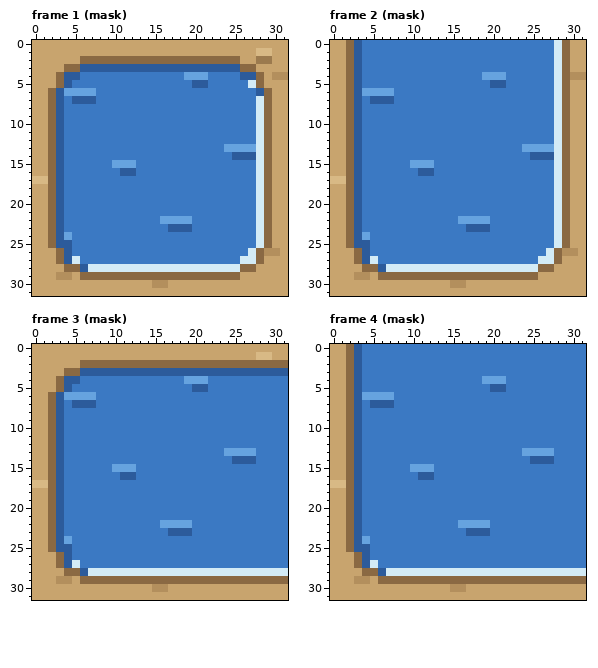
Edited in one commit: pixel-art file (Assets/Sprites/Terrain/water.aseprite). This is how it looked before the edit.
32x32 pixels, 16 frames. Shown: frame 1 (mask), frame 2 (mask), frame 3 (mask), frame 4 (mask). The commit also changed other frames, which this record leaves out.
The result:
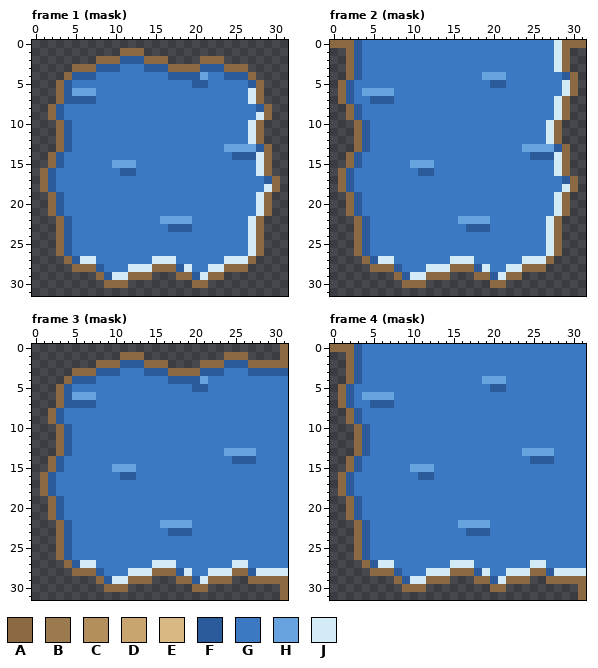
Palette (. is transparent): A #8a6943  B #9b7a4e  C #b38f5d  D #c8a46e  E #d8b985  F #2c5b9b  G #3b79c3  H #66a3df  J #d3ebf6
Change:
Changed rows in their new state; - is an unchanged pixel.
Frame 1 (mask):
first column x 0:
 0 ................................
 1 ...........AAA..................
 2 ........---FFF---....---........
 3 .....-AA---GGG---AAAA---AA-.....
 4 ....A-FF---------FFFF---FF-A....
 5 ...------------------------F-...
 6 ...AF----------------------JA...
 7 ...AF----------------------JA...
 8 ..--------------------------F-..
 9 ..----------------------------..
10 ...AF----------------------JA...
11 ...AF----------------------JA...
12 ...AF----------------------JA...
13 ...AF-----------------------F-..
14 ..----------------------------..
15 ..----------------------------..
16 .AFG--------------------------..
17 .AFG------------------------GFA.
18 .AFG------------------------GJA.
19 ..----------------------------..
20 ..----------------------------..
21 ..----------------------------..
22 ...AF----------------------JA...
23 ...AF----------------------JA...
24 ...AF----------------------JA...
25 ...A-----------------------JA...
26 ...--------------------------...
27 ....AFJJ-------JJJ------JJ-A....
28 .....-AAFGGG---AAAF-GG--AA-.....
29 ........-FJJ---...--FJ--........
30 .........AAA........AA..........
31 ................................
Frame 2 (mask):
first column x 0:
 0 AA----------------------------AA
 1 ..----------------------------..
 2 ..----------------------------..
 3 ..----------------------------..
 4 ..--------------------------GFA.
 5 .AFG------------------------GJA.
 6 .AFG------------------------GJA.
 7 .AFG--------------------------..
 8 ..----------------------------..
 9 ..----------------------------..
10 ...AF----------------------JA...
11 ...AF----------------------JA...
12 ...AF----------------------JA...
13 ...AF-----------------------F-..
14 ..----------------------------..
15 ..----------------------------..
16 .AFG--------------------------..
17 .AFG------------------------GFA.
18 .AFG------------------------GJA.
19 ..----------------------------..
20 ..----------------------------..
21 ..----------------------------..
22 ...AF----------------------JA...
23 ...AF----------------------JA...
24 ...AF----------------------JA...
25 ...A-----------------------JA...
26 ...--------------------------...
27 ....AFJJ-------JJJ------JJ-A....
28 .....-AAFGGG---AAAF-GG--AA-.....
29 ........-FJJ---...--FJ--........
30 .........AAA........AA..........
31 ................................
Frame 3 (mask):
first column x 0:
 0 ...............................A
 1 ...........AAA..........AAA....A
 2 ........---FFF---....---FFF-----
 3 .....-AA---GGG---AAAA---GGG-----
 4 ....A-FF---------FFFF-----------
 5 ...-----------------------------
 6 ...AF---------------------------
 7 ...AF---------------------------
 8 ..------------------------------
 9 ..------------------------------
10 ...AF---------------------------
11 ...AF---------------------------
12 ...AF---------------------------
13 ...AF---------------------------
14 ..------------------------------
15 ..------------------------------
16 .AFG----------------------------
17 .AFG----------------------------
18 .AFG----------------------------
19 ..------------------------------
20 ..------------------------------
21 ..------------------------------
22 ...AF---------------------------
23 ...AF---------------------------
24 ...AF---------------------------
25 ...A----------------------------
26 ...-----------------------------
27 ....AFJJ-------JJJ-------JJ-----
28 .....-AAFGGG---AAAF-GG---AAF----
29 ........-FJJ---...--FJ---..-----
30 .........AAA........AA.........A
31 ...............................A
Frame 4 (mask):
first column x 0:
 0 AA------------------------------
 1 ..------------------------------
 2 ..------------------------------
 3 ..------------------------------
 4 ..------------------------------
 5 .AFG----------------------------
 6 .AFG----------------------------
 7 .AFG----------------------------
 8 ..------------------------------
 9 ..------------------------------
10 ...AF---------------------------
11 ...AF---------------------------
12 ...AF---------------------------
13 ...AF---------------------------
14 ..------------------------------
15 ..------------------------------
16 .AFG----------------------------
17 .AFG----------------------------
18 .AFG----------------------------
19 ..------------------------------
20 ..------------------------------
21 ..------------------------------
22 ...AF---------------------------
23 ...AF---------------------------
24 ...AF---------------------------
25 ...A----------------------------
26 ...-----------------------------
27 ....AFJJ-------JJJ-------JJ-----
28 .....-AAFGGG---AAAF-GG---AAF----
29 ........-FJJ---...--FJ---..-----
30 .........AAA........AA.........A
31 ...............................A
